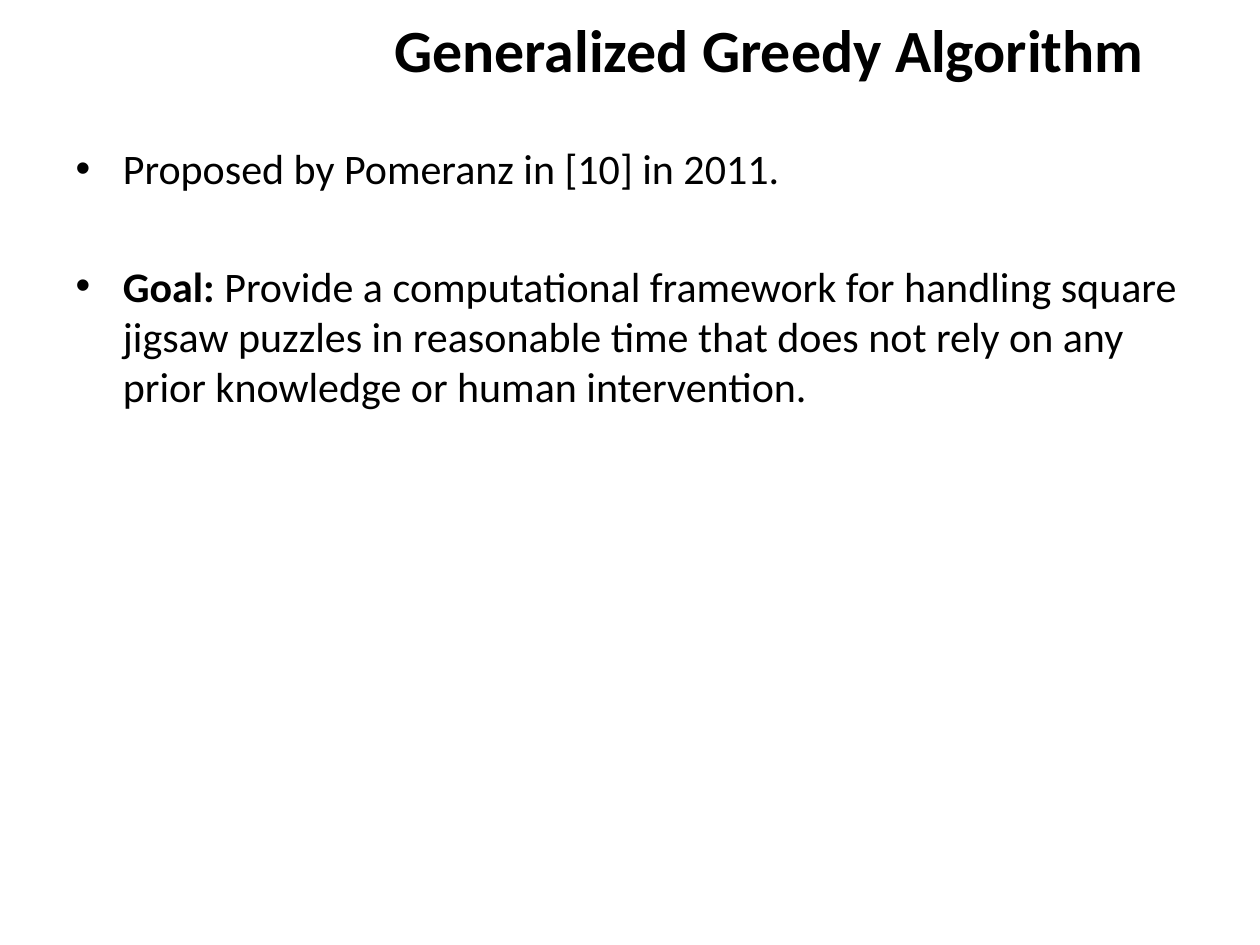
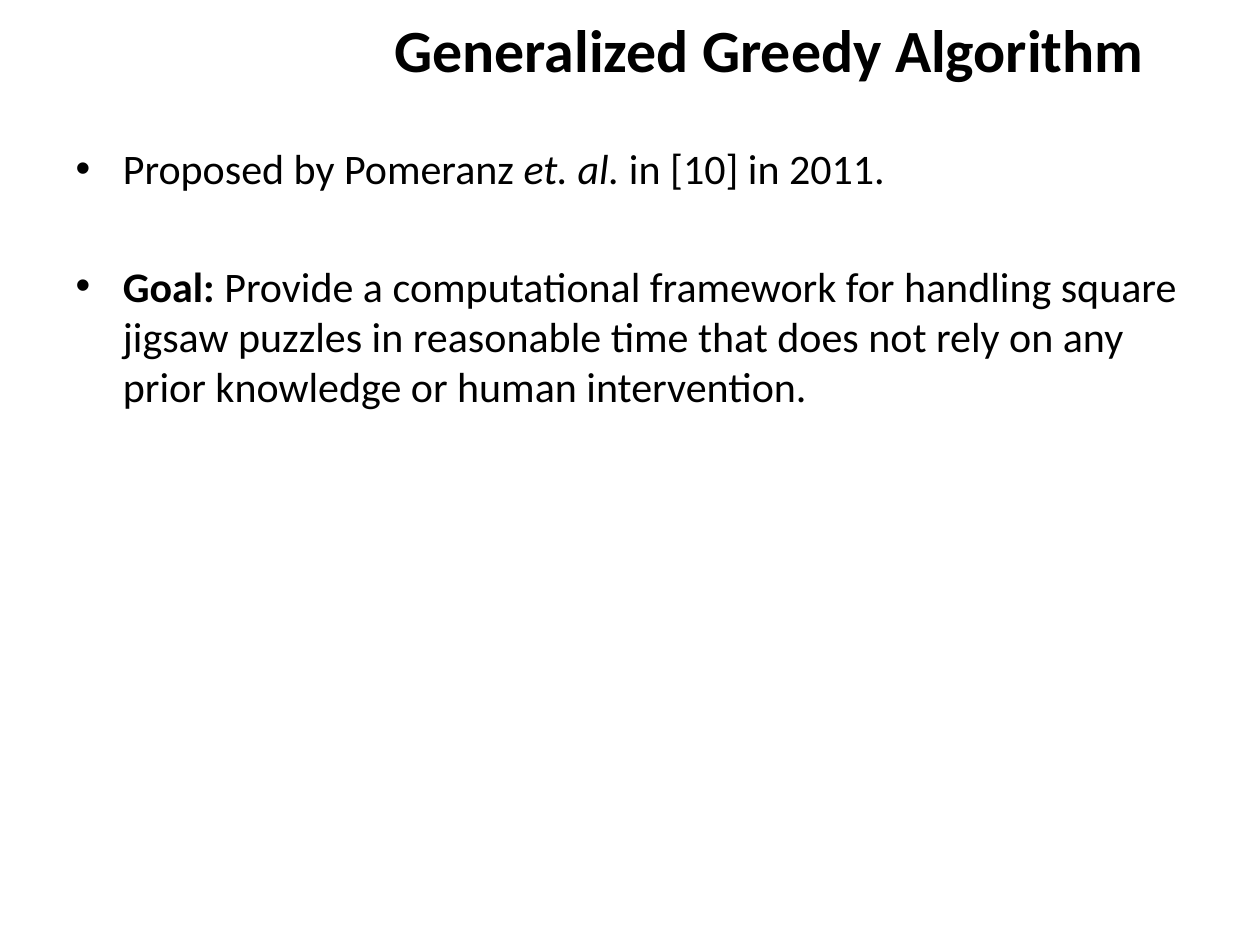
Before and after one commit to ZaydH/sjsu_thesis, a slide deck: slide 22 of Papers/Zayd_Hammoudeh_-_Square_Jigsaw_Puzzle_Problem_Literature_Review.pptx (slide 19 before the commit). Drawn at 1260x945 pixels with LibreOffice and Linux fonts; fonts in the diff are those of the drawing; background and template pictures are left out. Boxes give left, top, right and bottom in pixels: in the first picture for what was removed or moved away, otherwise in the second. Text is boxed around its words. In the diff, an @@ line names an element or a change of style, - is before the commit and + after.

```diff
--- a/Papers/Zayd_Hammoudeh_-_Square_Jigsaw_Puzzle_Problem_Literature_Review.pptx
+++ b/Papers/Zayd_Hammoudeh_-_Square_Jigsaw_Puzzle_Problem_Literature_Review.pptx
@@ text at (123, 153, 885, 191): text changed @@
-• Proposed by Pomeranz in [10] in 2011.
+• Proposed by Pomeranz et. al. in [10] in 2011.
```
Also in this commit, not shown: 4 other slides changed, 2 slides added, 2 other files.
